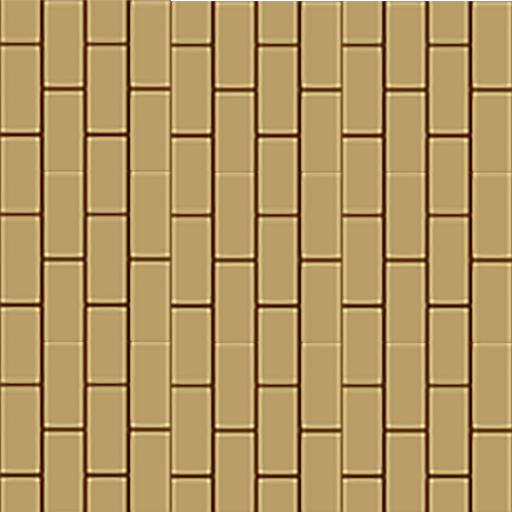
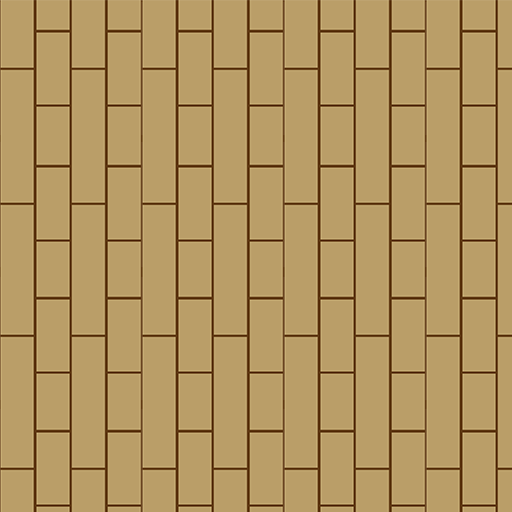
Comparing the layer stacks of the two 512 × 512 images. Changes:
added layer "path copy 3" above "path copy 2" over [left=426, top=0, right=512, bottom=512]
added layer "path copy 2" above "path copy" over [left=284, top=0, right=426, bottom=512]
added layer "path copy" above "path" over [left=142, top=0, right=284, bottom=512]
added layer "path" above "Layer 2" over [left=0, top=0, right=142, bottom=512]
hid "Layer 2" over [left=0, top=0, right=512, bottom=512]
